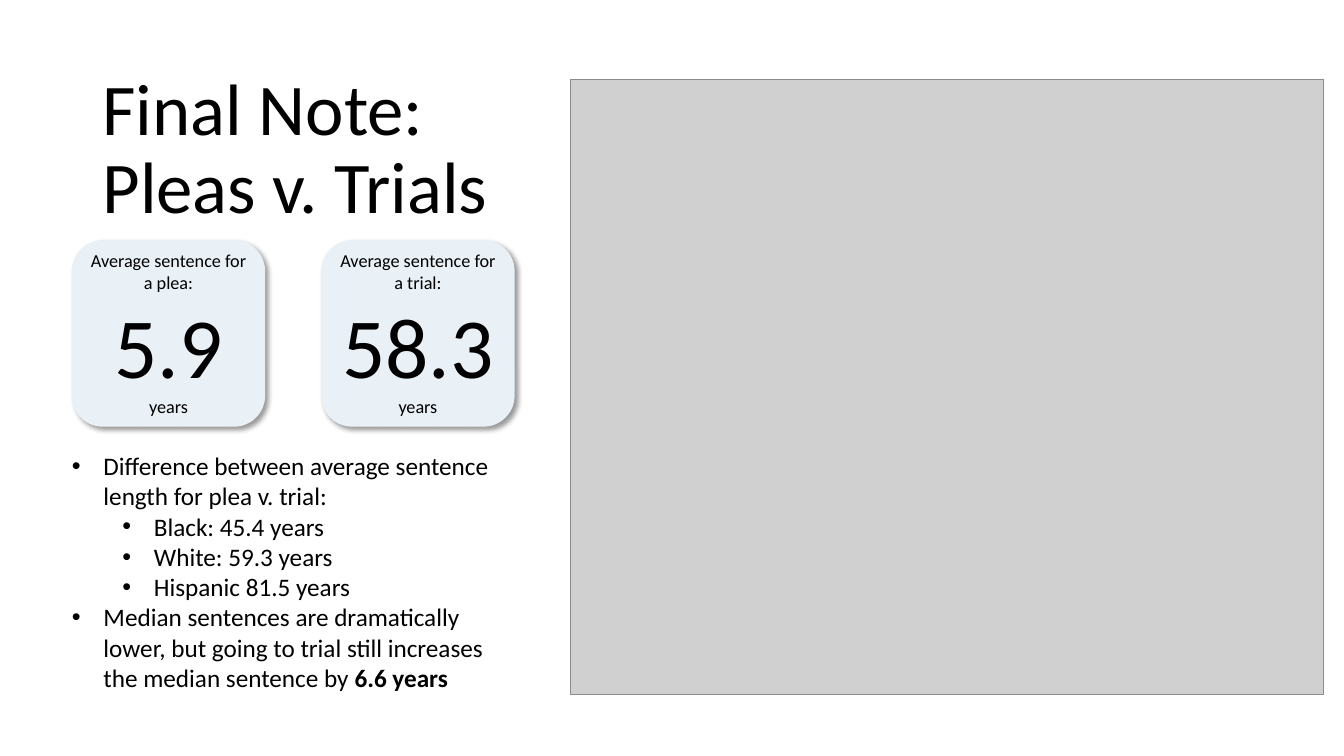
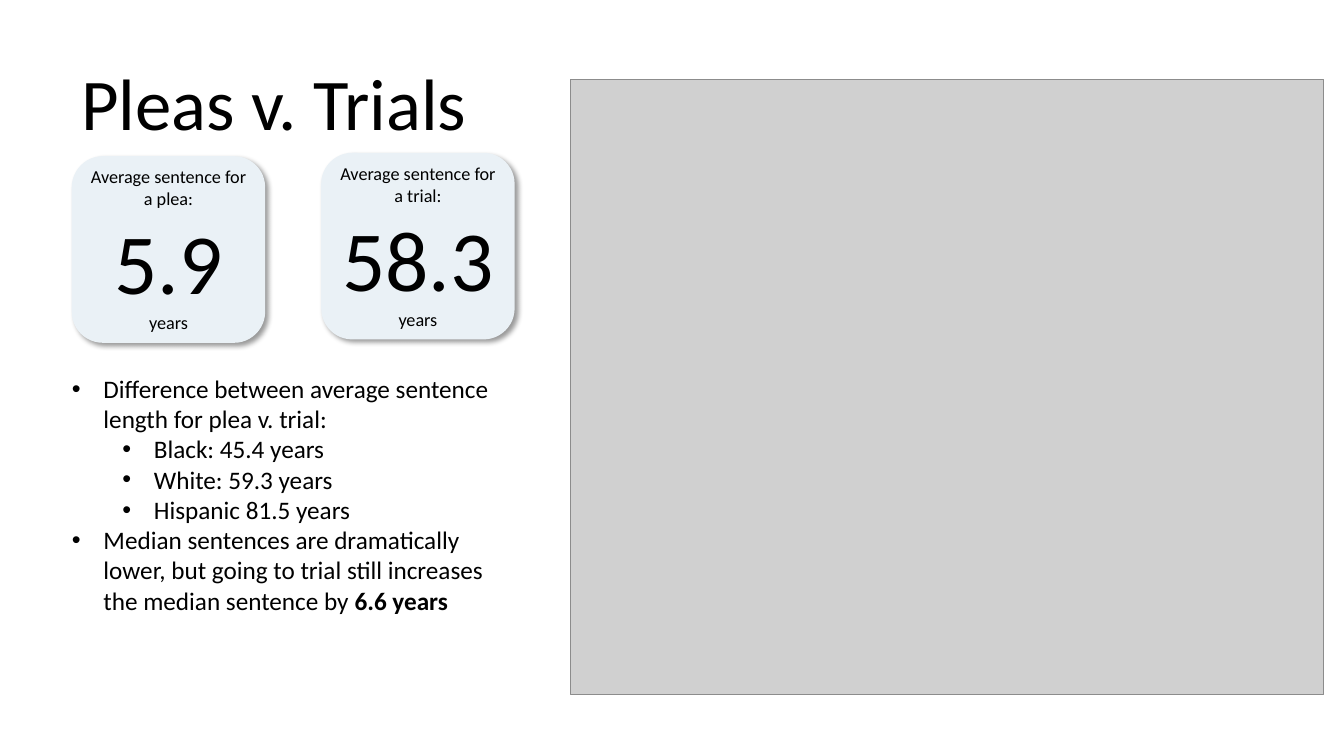
Before and after one commit to jenwhitson/sentencing_project, a slide deck: slide 17 of Presentation.pptx (slide 16 before the commit). Drawn at 1344x756 pixels with LibreOffice and Linux fonts; fonts in the diff are those of the drawing; grey boxes stand for pictures. Boxes give left, top, right and bottom in pixels: in the first picture for what was removed or moved away, otherwise in the second. Text is boxed around its words. In the diff, an @@ line names an element or a change of style, - is before the commit and + after.

Commit message:
updated titles for presentation

```diff
--- a/Presentation.pptx
+++ b/Presentation.pptx
@@ title at box(81, 79, 466, 131): text changed @@
-Final Note: Pleas v. Trials
+Pleas v. Trials
@@ rounded rectangle "Average sentence for a plea:": place and size @@
-rounded rectangle "Average sentence for a plea:" at box(72, 240, 265, 426)
+rounded rectangle "Average sentence for a plea:" at box(72, 156, 265, 343)
@@ rounded rectangle "Average sentence for a trial:": place and size @@
-rounded rectangle "Average sentence for a trial:" at box(322, 240, 515, 426)
+rounded rectangle "Average sentence for a trial:" at box(322, 153, 515, 340)
@@ text "Difference between average sentence length ...": place and size @@
-text "Difference between average sentence length ..." at box(103, 457, 488, 691)
+text "Difference between average sentence length ..." at box(103, 380, 488, 614)
```
Also in this commit, not shown: 6 other slides changed, 3 slides added, 2 slides removed.
